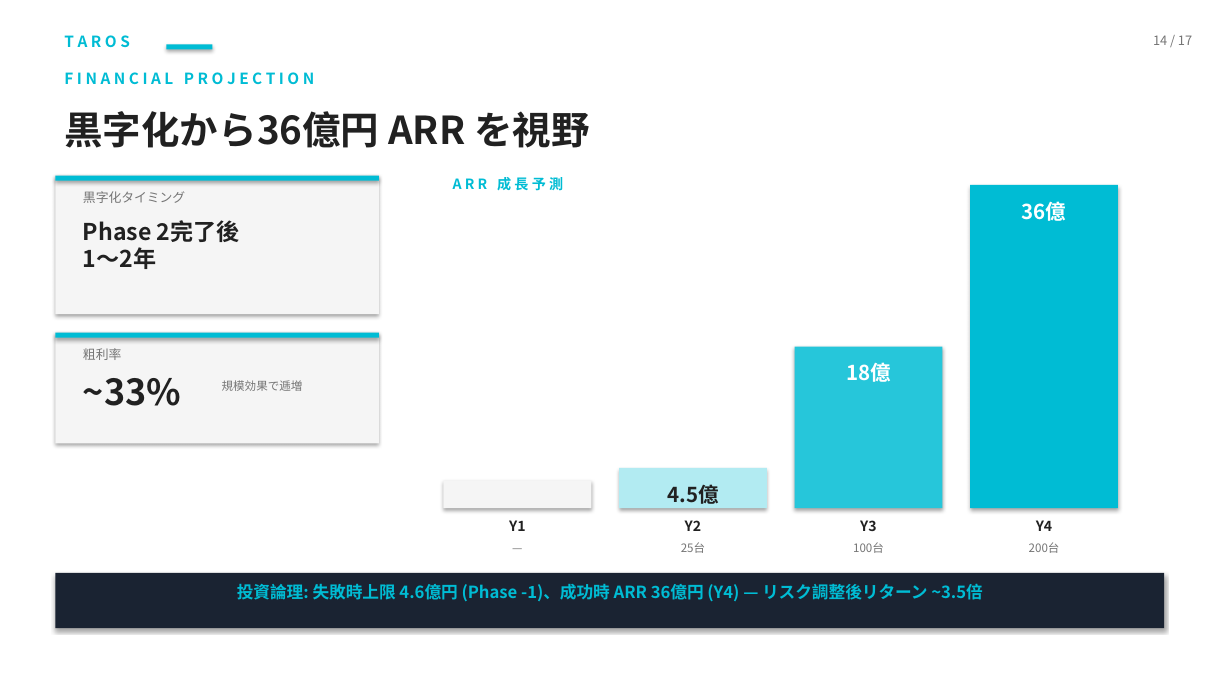
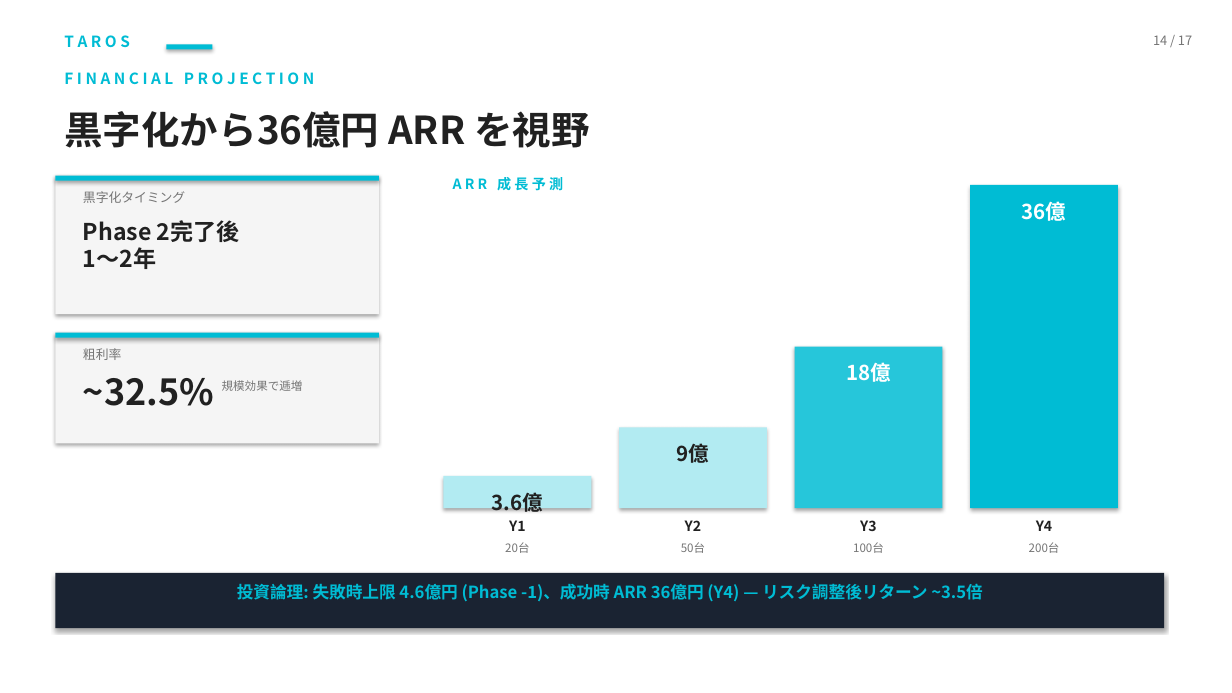
Before and after one commit to TomohiroTani28/Taros, a slide deck: slide 14 of assets/TAROS_Investor_Pitch_Revised.pptx. Drawn at 1232x693 pixels with LibreOffice and Linux fonts; fonts in the diff are those of the drawing. Boxes give left, top, right and bottom in pixels: in the first picture for what was removed or moved away, otherwise in the second. Text is boxed around its words. In the diff, an @@ line names an element or a change of style, - is before the commit and + after.

```diff
--- a/assets/TAROS_Investor_Pitch_Revised.pptx
+++ b/assets/TAROS_Investor_Pitch_Revised.pptx
@@ text at (83,378,214,406): text changed @@
-~33%
+~32.5%
@@ rectangle: place and size @@
-rectangle at (619,468,767,508)
+rectangle at (619,427,767,508)
@@ text added at (677,443,710,463), 16 pt, text #212121, bold @@
+9億
@@ rectangle: place and size @@
-rectangle at (444,481,592,508)
+rectangle at (444,476,592,508)
@@ rectangle at (444,476,592,508): fill #F5F5F5 to #B2EBF2 @@
@@ text added at (492,492,543,515), 16 pt, text #212121, bold @@
+3.6億
@@ text removed at (667,484,718,504) @@
-4.5億
@@ text removed at (444,536,592,559) @@
-—
@@ text added at (505,542,529,553), 9 pt, text #757575 @@
+20台
@@ text at (681,542,705,553): text changed @@
-25台
+50台
```
Also in this commit, not shown: 9 other slides changed, 2 other files.
